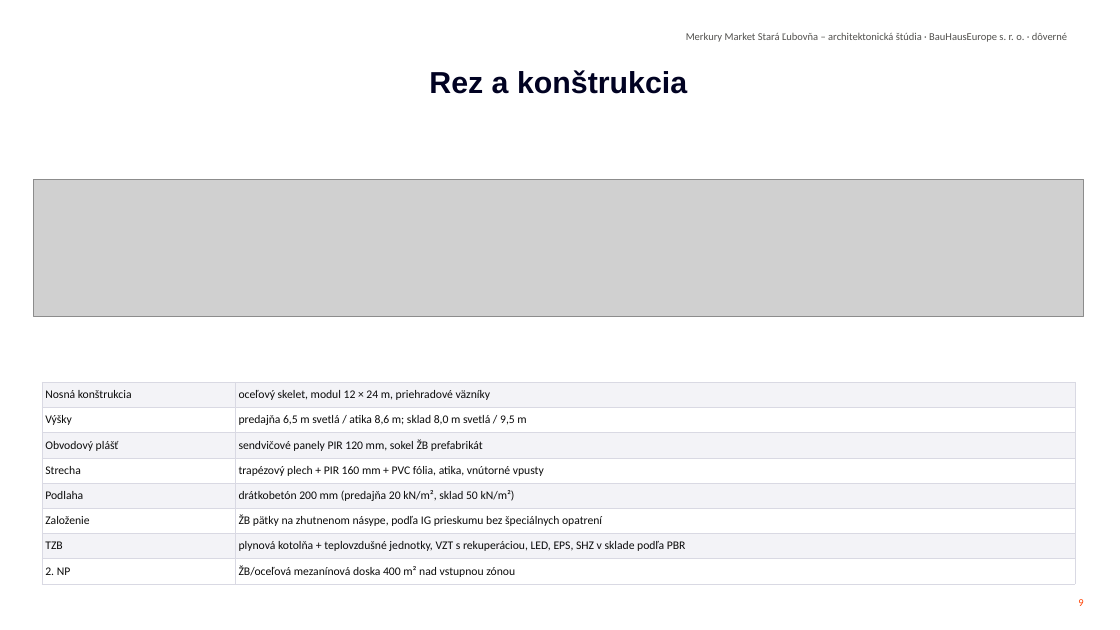
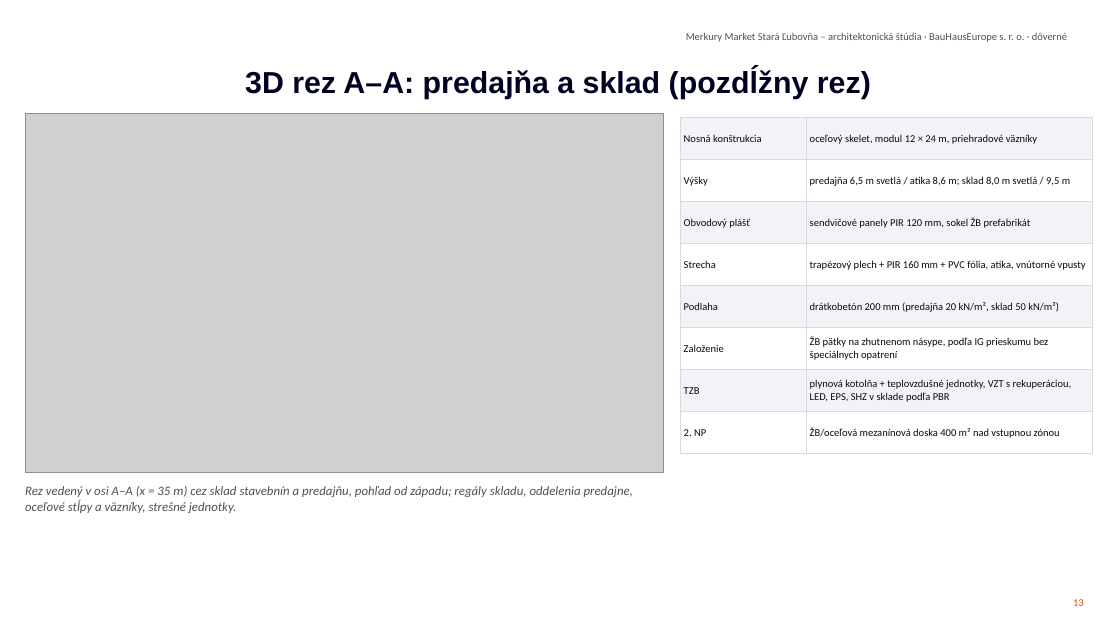
Before and after one commit to Lubo585/Lubo585, a slide deck: slide 13 of business-plan/studia-merkury-market/Studia_predajne_Merkury_Market_Stara_Lubovna_SK.pptx (slide 9 before the commit). Drawn at 1120x630 pixels with LibreOffice and Linux fonts; fonts in the diff are those of the drawing; grey boxes stand for pictures; background and template pictures are left out. Boxes give left, top, right and bottom in pixels: in the first picture for what was removed or moved away, otherwise in the second. Text is boxed around its words. In the diff, an @@ line names an element or a change of style, - is before the commit and + after.

```diff
--- a/business-plan/studia-merkury-market/Studia_predajne_Merkury_Market_Stara_Lubovna_SK.pptx
+++ b/business-plan/studia-merkury-market/Studia_predajne_Merkury_Market_Stara_Lubovna_SK.pptx
@@ title at bbox=[245, 69, 871, 99]: text changed @@
-Rez a konštrukcia
+3D rez A–A: predajňa a sklad (pozdĺžny rez)
@@ picture added at bbox=[25, 113, 664, 473] @@
@@ table at bbox=[681, 118, 1092, 442] @@
@@ size 10 to 9 pt @@
@@ table: place and size @@
-table at bbox=[42, 382, 1075, 581]
+table at bbox=[681, 118, 1092, 442]
@@ picture removed at bbox=[34, 179, 1084, 317] @@
@@ text added at bbox=[25, 486, 633, 513], 11 pt, text #52514E, italic @@
+Rez vedený v osi A–A (x = 35 m) cez sklad stavebnín a predajňu, pohľad od západu; regály skladu, oddelenia predajne, oceľové stĺpy a väzníky, strešné jednotky.
@@ page number at bbox=[1073, 599, 1084, 606]: text changed @@
-9
+13
```
Also in this commit, not shown: 1 other slide changed, 7 slides added, 1 slide removed, 11 other files.
